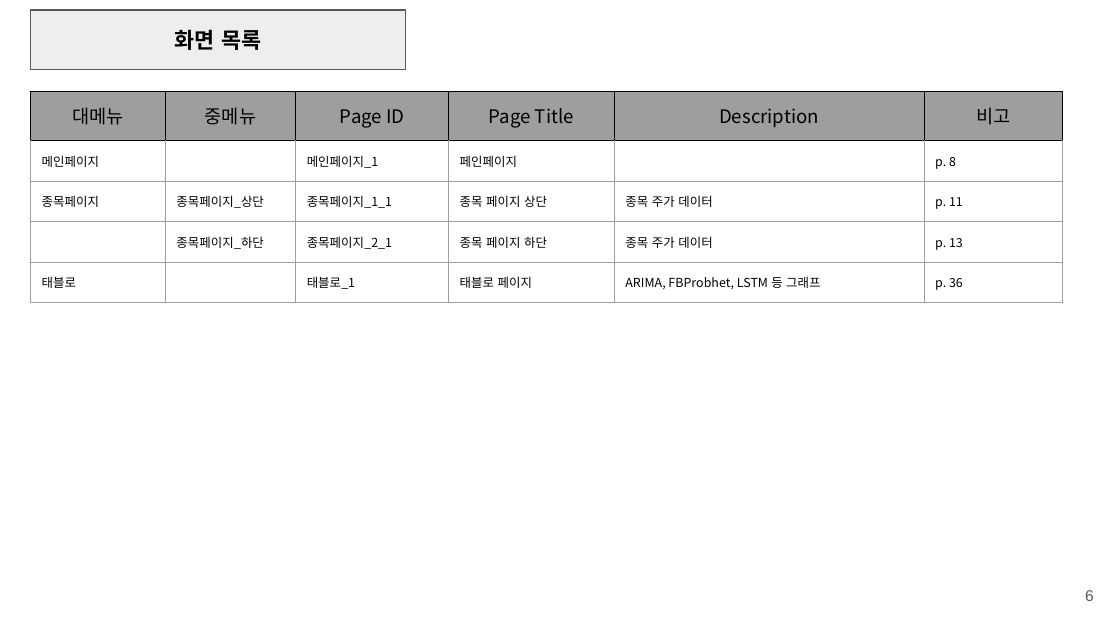
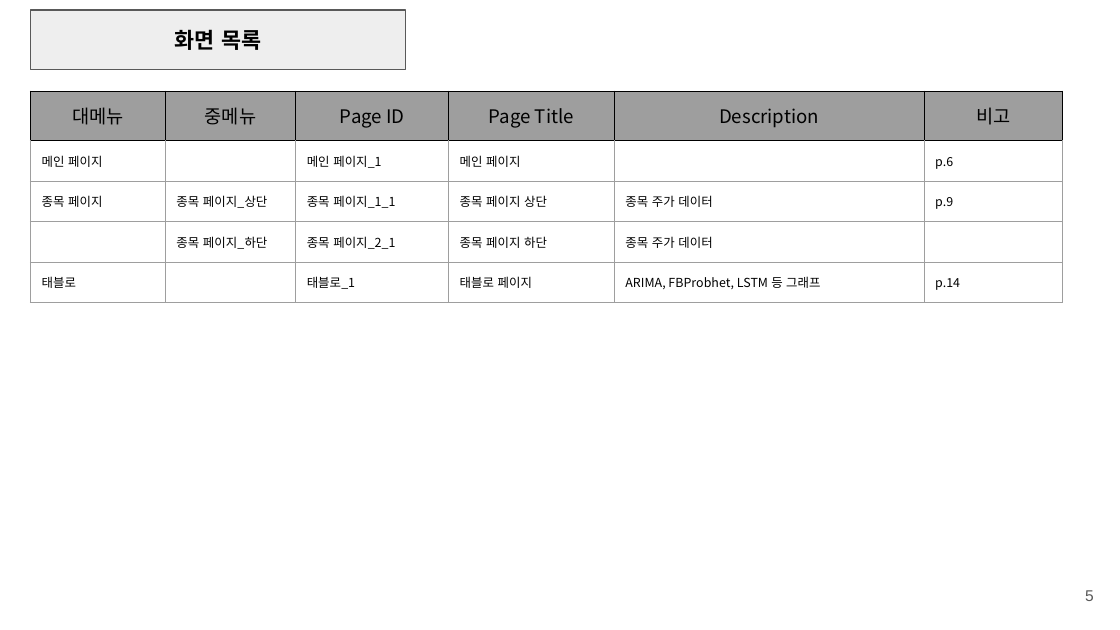
Before and after one commit to gentle-potato/21KDT-Project, a slide deck: slide 5 of 3. Final/Document/3. Wireframe.pptx (slide 6 before the commit). Drawn at 1120x630 pixels with LibreOffice and Linux fonts; fonts in the diff are those of the drawing. Boxes give left, top, right and bottom in pixels: in the first picture for what was removed or moved away, otherwise in the second. Text is boxed around its words. In the diff, an @@ line names an element or a change of style, - is before the commit and + after.

```diff
--- a/3. Final/Document/3. Wireframe.pptx
+++ b/3. Final/Document/3. Wireframe.pptx
@@ table at (30,91,1063,294) @@
-row 2: 메인페이지 |  | 메인페이지_1 | 페인페이지 |  | p. 8
+row 2: 메인 페이지 |  | 메인 페이지_1 | 메인 페이지 |  | p.6
-row 3: 종목페이지 | 종목페이지_상단 | 종목페이지_1_1 | 종목 페이지 상단 | 종목 주가 데이터 | p. 11
+row 3: 종목 페이지 | 종목 페이지_상단 | 종목 페이지_1_1 | 종목 페이지 상단 | 종목 주가 데이터 | p.9
-row 4:  | 종목페이지_하단 | 종목페이지_2_1 | 종목 페이지 하단 | 종목 주가 데이터 | p. 13
+row 4:  | 종목 페이지_하단 | 종목 페이지_2_1 | 종목 페이지 하단 | 종목 주가 데이터 | 
-row 5, column 6: p. 36
+row 5, column 6: p.14
@@ page number at (1085,590,1094,601): text changed @@
-6
+5
```
Also in this commit, not shown: 7 other slides changed, 1 slide removed, 1 other file.
